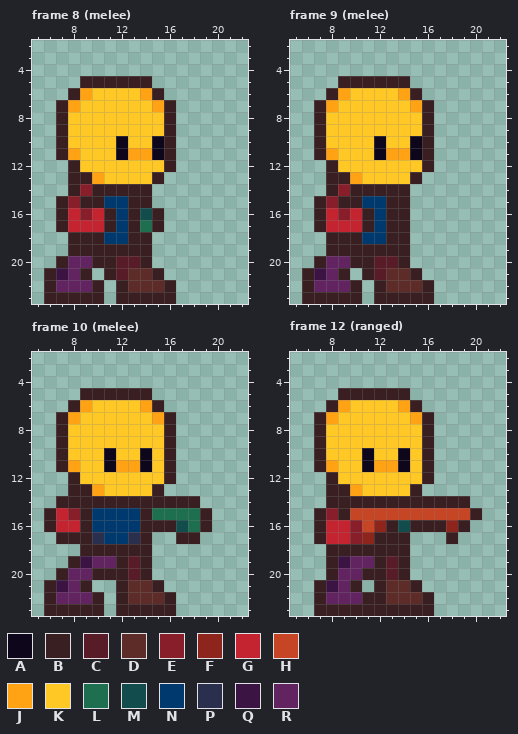
Two versions of one pixel-art file, assets/heroes/base.aseprite. Above is the file before it was changed.
24x24 pixels, 14 frames. Shown: frame 8 (melee): x 5..22, y 2..23; frame 9 (melee): x 5..22, y 2..23; frame 10 (melee): x 5..22, y 2..23; frame 12 (ranged): x 5..22, y 2..23. The commit also changed other frames, which this record leaves out.
Palette (. is transparent): A #0e071b  B #391f21  C #571c27  D #5d2c28  E #891e2b  F #8e251d  G #c42430  H #c64524  J #ffa214  K #ffc825  L #1e6f50  M #134c4c  N #00396d  P #2a2f4e  Q #3b1443  R #622461
Pixels before, frame 8 (melee), first column x 6:
 5 ...BBBBBB..
 6 ..BJKKKKJB.
 7 .BJKKKKKKJB
 8 .BKKKKKKKKB
 9 .BKKKKKKKKB
10 .BKKKKAKKAB
11 .BJKKKAJJAB
12 ..BKKKKKKKB
13 ..BBJKKKKB.
14 ..BEBBBBB..
15 .BEBBNNBB..
16 .BGEGBNBMB.
17 .BGGGBNBLB.
18 ..BBBNNBB..
19 ..BBBBBBB..
20 .BRRBBCCB..
21 BQRB.BCDDB.
22 BRRRB.BDDDB
23 BBBBB.BBBBB
Pixels before, frame 9 (melee), first column x 6:
 5 ...BBBBBB..
 6 ..BJKKKKJB.
 7 .BJKKKKKKJB
 8 .BKKKKKKKKB
 9 .BKKKKKKKKB
10 .BKKKKAKKAB
11 .BJKKKAJJAB
12 ..BKKKKKKKB
13 ..BBJKKKKB.
14 ..BEBBBBB..
15 .BEBBNNBB..
16 .BGEGBNBB..
17 .BGGGBNBB..
18 ..BBBNNBB..
19 ..BBBBBBB..
20 .BRRBBCCB..
21 BQRB.BCDDB.
22 BRRRB.BDDDB
23 BBBBB.BBBBB
Pixels before, frame 10 (melee), first column x 6:
 5 ...BBBBBB.....
 6 ..BJKKKKJB....
 7 .BJKKKKKKJB...
 8 .BKKKKKKKKB...
 9 .BKKKKKKKKB...
10 .BKKKAKKAKB...
11 .BJKKAJJAKB...
12 ..BKKKKKKKB...
13 ..BBJKKKKB....
14 .BBBBBBBBBBBB.
15 BGEBNNNNBLLLLB
16 BGGBNNNNBBBMLB
17 .BBBPNNPB..BB.
18 ...BBBBBB.....
19 ..BQRRBCB.....
20 .BRRBBBCB.....
21 BQRB..BDDB....
22 BRRRB.BDDDB...
23 BBBBB.BBBBB...
Pixels before, frame 12 (ranged), first column x 7:
 5 ..BBBBBB......
 6 .BJKKKKJB.....
 7 BJKKKKKKJB....
 8 BKKKKKKKKB....
 9 BKKKKKKKKB....
10 BKKKAKKAKB....
11 BJKKAJJAKB....
12 .BKKKKKKKB....
13 .BBJKKKKB.....
14 .BBBBBBBBBBBB.
15 BEBHHHHHHHHHHB
16 BGGEHFBMBBBFB.
17 BGGEFBBB...B..
18 .BBBBBBB......
19 .BQRRBCB......
20 .BRRBBCB......
21 BQRB.BDDB.....
22 BRRRBBDDDB....
23 BBBBBBBBBB....
The same view after the edit:
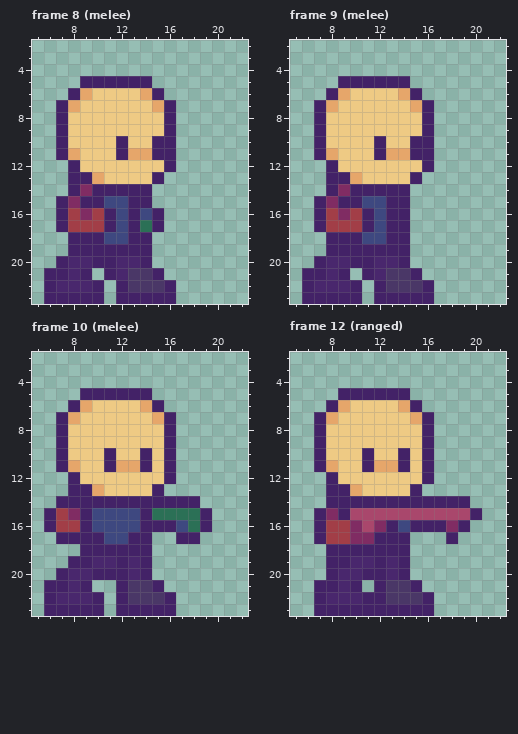
What changed:
colour B: #391f21 -> #432267
colour D: #5d2c28 -> #4a3767
colour E: #891e2b -> #802c63
colour G: #c42430 -> #a23e47
colour H: #c64524 -> #a9476c
colour J: #ffa214 -> #e6a66a
colour K: #ffc825 -> #eeca84
colour L: #1e6f50 -> #2b7056
colour N: #00396d -> #3e4880
colour R: #622461 -> #49276d
Changed rows in their new state; - is a pixel that keeps its letter.
Frame 8 (melee), layer "base":
first column x 12:
10 B--B
11 B--B
first column x 14:
16 N
first column x 7:
20 -----RR
21 B----R-
Frame 9 (melee), layer "base":
first column x 12:
10 B--B
11 B--B
first column x 7:
20 -----RR
21 B----R-
Frame 10 (melee), layer "base":
first column x 11:
10 B--B
11 B--B
first column x 7:
16 ----------N
17 ---B--B----
19 --B---R----
20 ------R----
21 B----------
Frame 12 (ranged), layer "base":
first column x 11:
10 B--B
11 B--B
first column x 8:
16 ----E-N---E
17 ---E-------
19 -B---R-----
20 -----R-----
21 B----------
